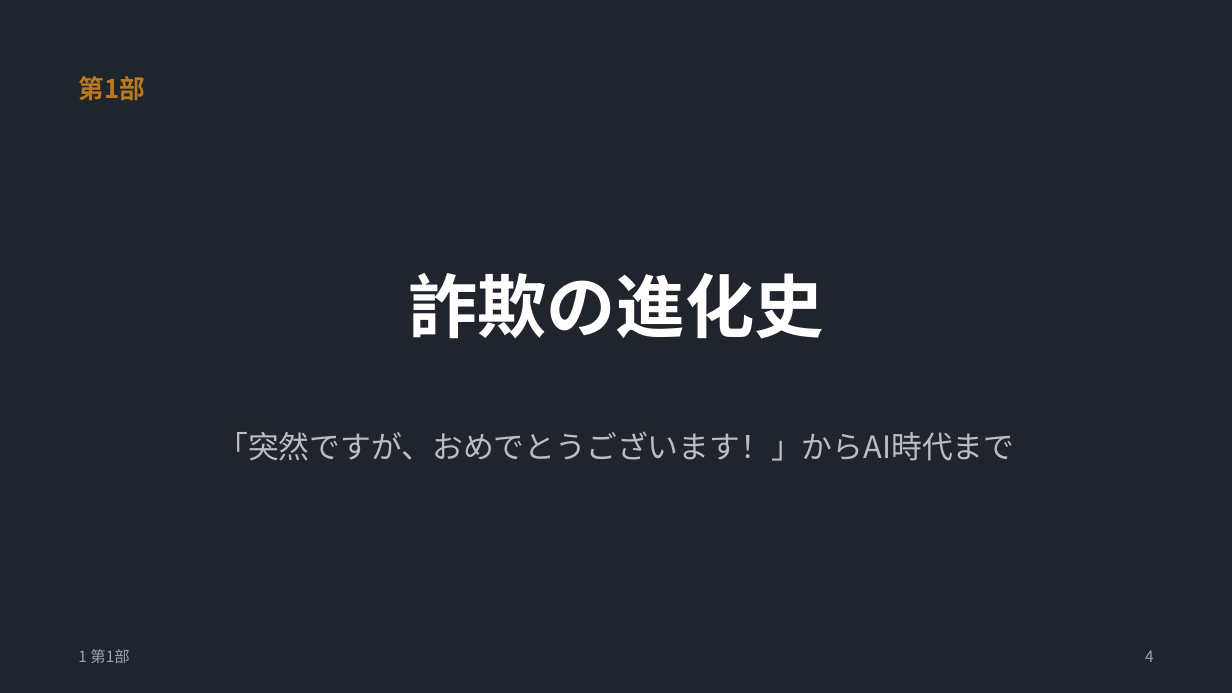
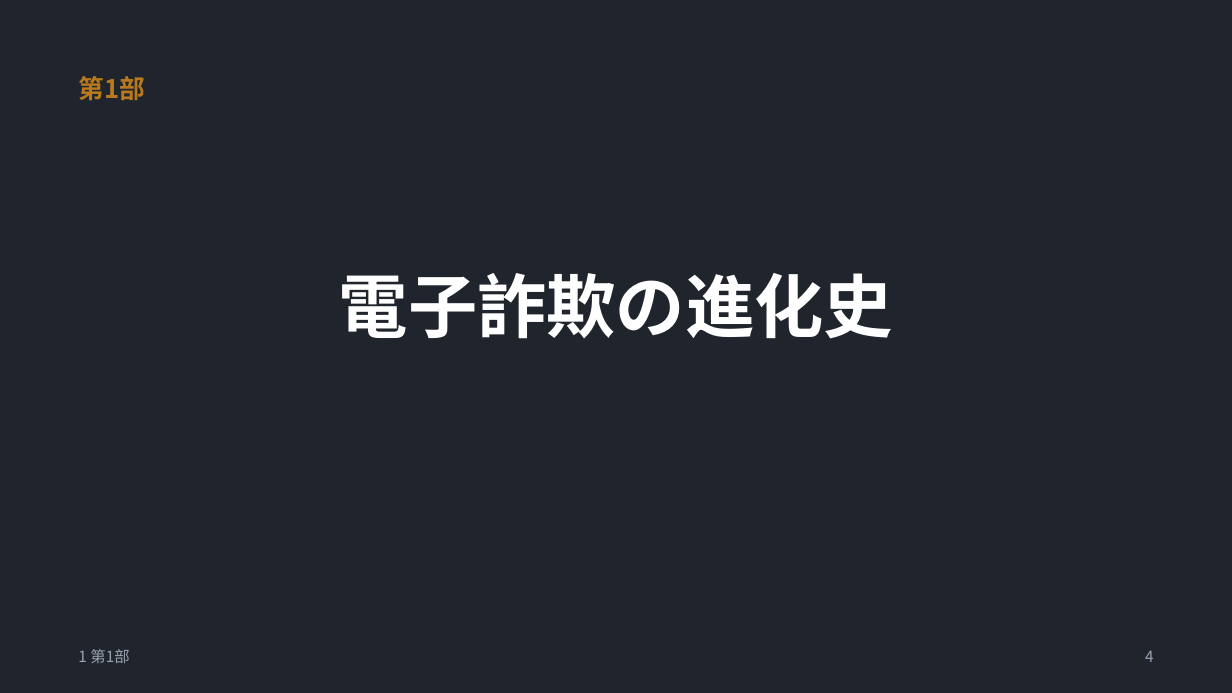
Before and after one commit to meitekku/deepfake-talk-v2, a slide deck: slide 4 of slides/deepfake-talk.pptx. Drawn at 1232x693 pixels with LibreOffice and Linux fonts; fonts in the diff are those of the drawing. Boxes give left, top, right and bottom in pixels: in the first picture for what was removed or moved away, otherwise in the second. Text is boxed around its words. In the diff, an @@ line names an element or a change of style, - is before the commit and + after.

Commit message:
修正: サブタイトル変更・eKYC突破事例を自己紹介に追加・MTGの目的化・第1部を電子詐欺の進化史に・打消し帯カット・文言修正

```diff
--- a/slides/deepfake-talk.pptx
+++ b/slides/deepfake-talk.pptx
@@ text at bbox=[339, 273, 893, 339]: text changed @@
-詐欺の進化史
+電子詐欺の進化史
@@ text removed at bbox=[217, 432, 1014, 461] @@
-「突然ですが、おめでとうございます！」からAI時代まで
```
Also in this commit, not shown: 6 other slides changed, 9 other files.
